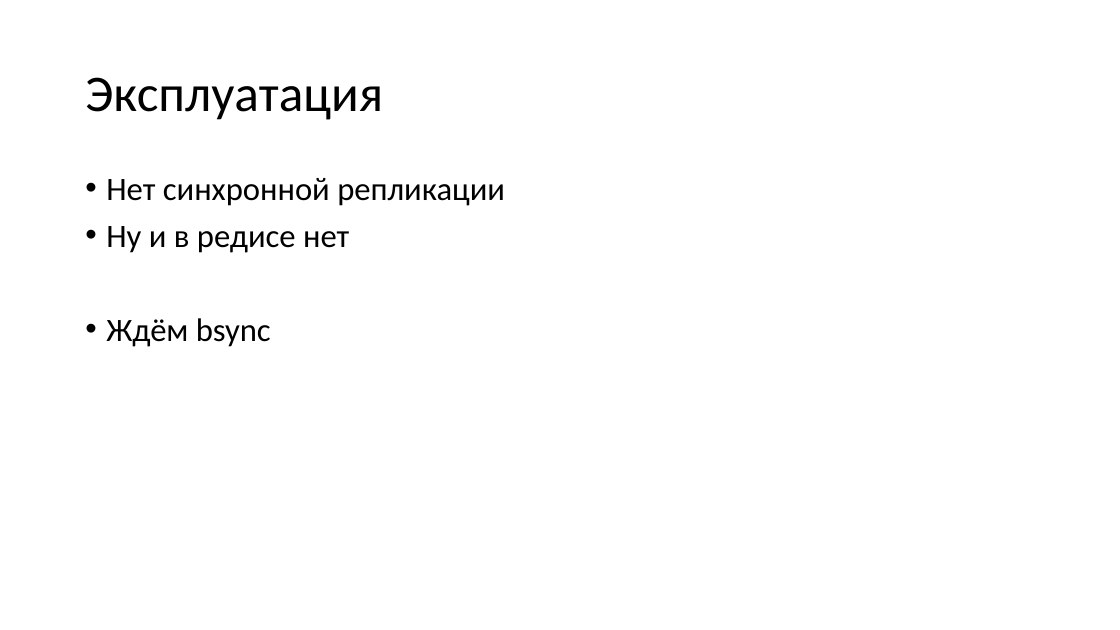
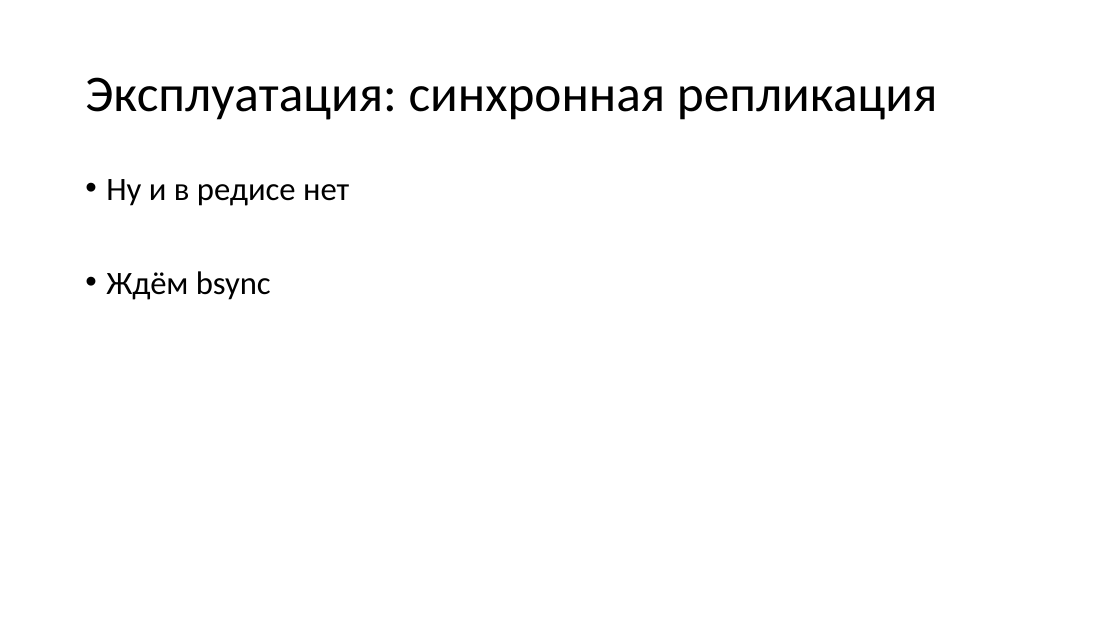
Before and after one commit to aensidhe/presentations, a slide deck: slide 12 of 2017/02/Tarantool for windows applications/Presentation.pptx (slide 7 before the commit). Drawn at 1120x630 pixels with LibreOffice and Linux fonts; fonts in the diff are those of the drawing. Boxes give left, top, right and bottom in pixels: in the first picture for what was removed or moved away, otherwise in the second. Text is boxed around its words. In the diff, an @@ line names an element or a change of style, - is before the commit and + after.

```diff
--- a/2017/02/Tarantool for windows applications/Presentation.pptx
+++ b/2017/02/Tarantool for windows applications/Presentation.pptx
@@ title at (85, 77, 938, 120): text changed @@
-Эксплуатация
+Эксплуатация: синхронная репликация
@@ text at (106, 178, 505, 206): paragraph removed @@
-• Нет синхронной репликации
```
Also in this commit, not shown: 8 other slides changed, 8 slides added, 3 slides removed, 1 other file.
